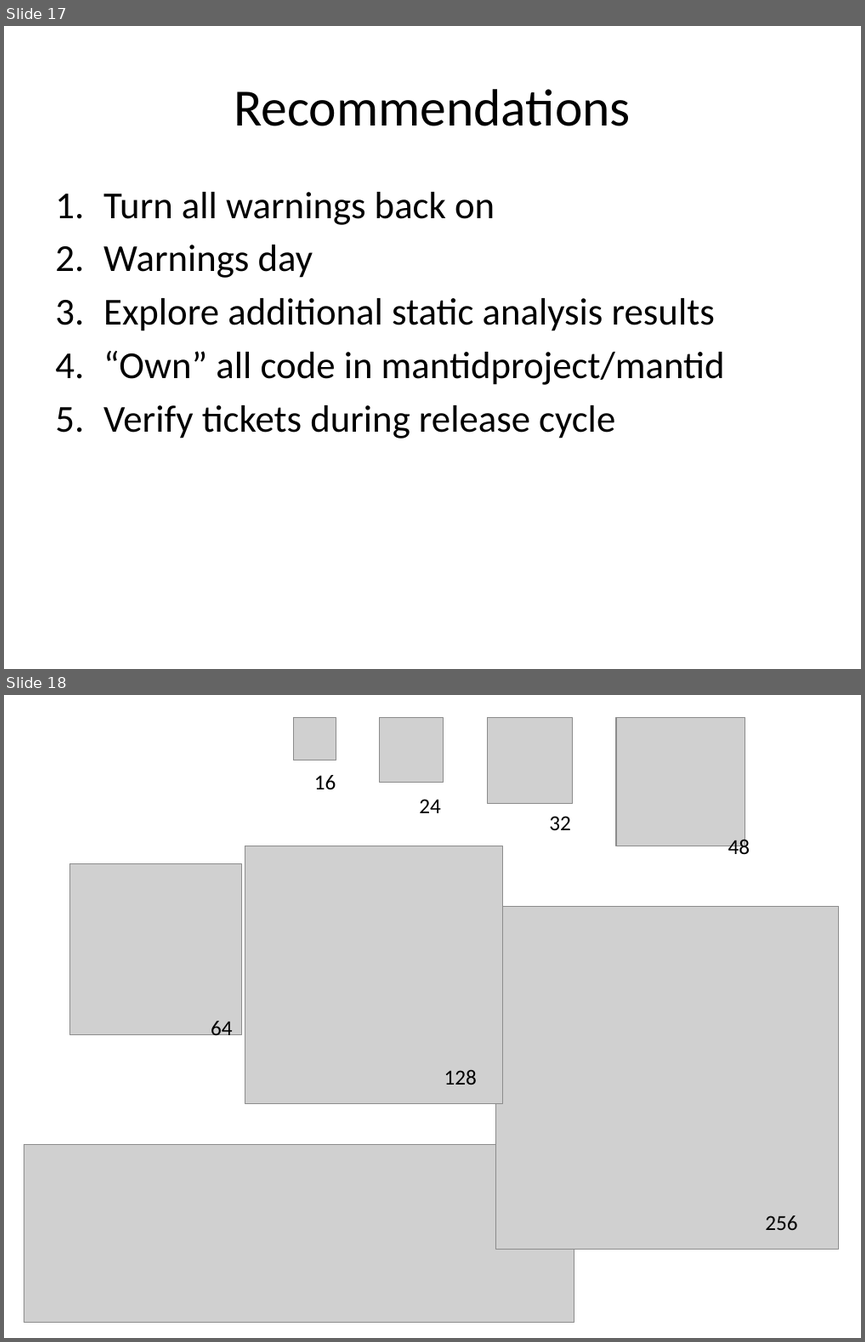
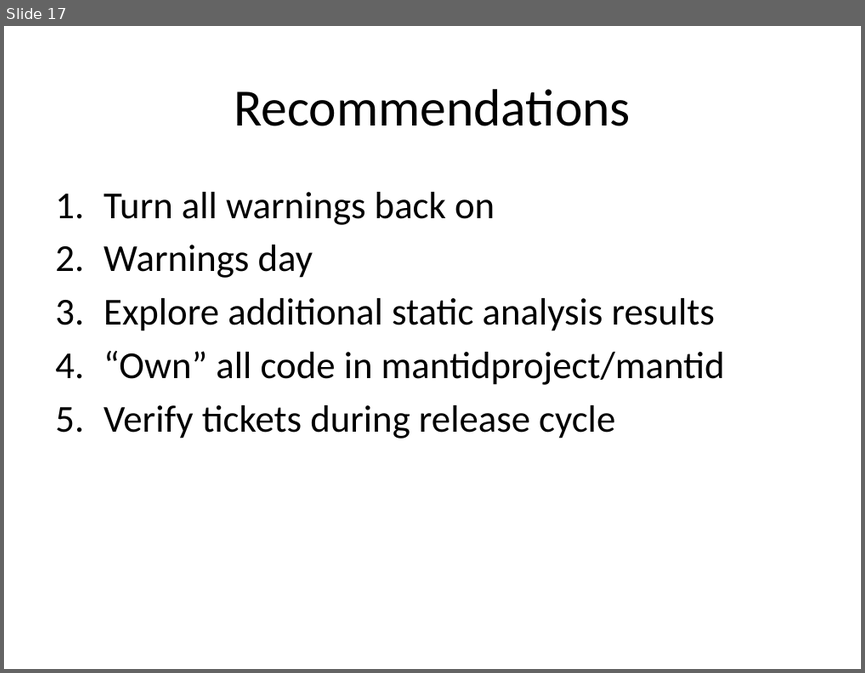
Before and after one commit to mantidproject/documents, a slide deck: Presentations/DevMeeting20120208_stablemaster.pptx. Shown one above the other, each under a label of ours: slides 17 and 18 before the commit, slide 17 after it. The pictures are 865x1342 and 865x673 pixels, drawn with LibreOffice and Linux fonts; fonts in the diff are those of the drawing; grey boxes stand for pictures. Boxes give left, top, right and bottom in pixels: in the first picture for what was removed or moved away, otherwise in the second. Text is boxed around its words. In the diff, an @@ line names an element or a change of style, - is before the commit and + after.

```diff
--- a/Presentations/DevMeeting20120208_stablemaster.pptx
+++ b/Presentations/DevMeeting20120208_stablemaster.pptx
@@ slide 18 removed at [4,695,861,1338], background #FFFFFF @@
@@ picture removed at [294,717,336,760] @@
@@ picture removed at [380,717,443,782] @@
@@ picture removed at [488,717,573,803] @@
@@ picture removed at [616,717,744,845] @@
@@ text removed at [314,775,336,789] @@
-16
@@ text removed at [419,799,441,813] @@
-24
@@ text removed at [549,816,571,830] @@
-32
@@ picture removed at [245,845,503,1103] @@
@@ text removed at [728,837,750,860] @@
-48
@@ picture removed at [70,864,241,1035] @@
@@ picture removed at [496,906,839,1248] @@
@@ text removed at [211,1021,233,1041] @@
-64
@@ text removed at [444,1070,477,1084] @@
-128
@@ picture removed at [24,1144,574,1322] @@
@@ text removed at [765,1215,797,1230] @@
-256
```
Also in this commit, not shown: 3 slides changed.
